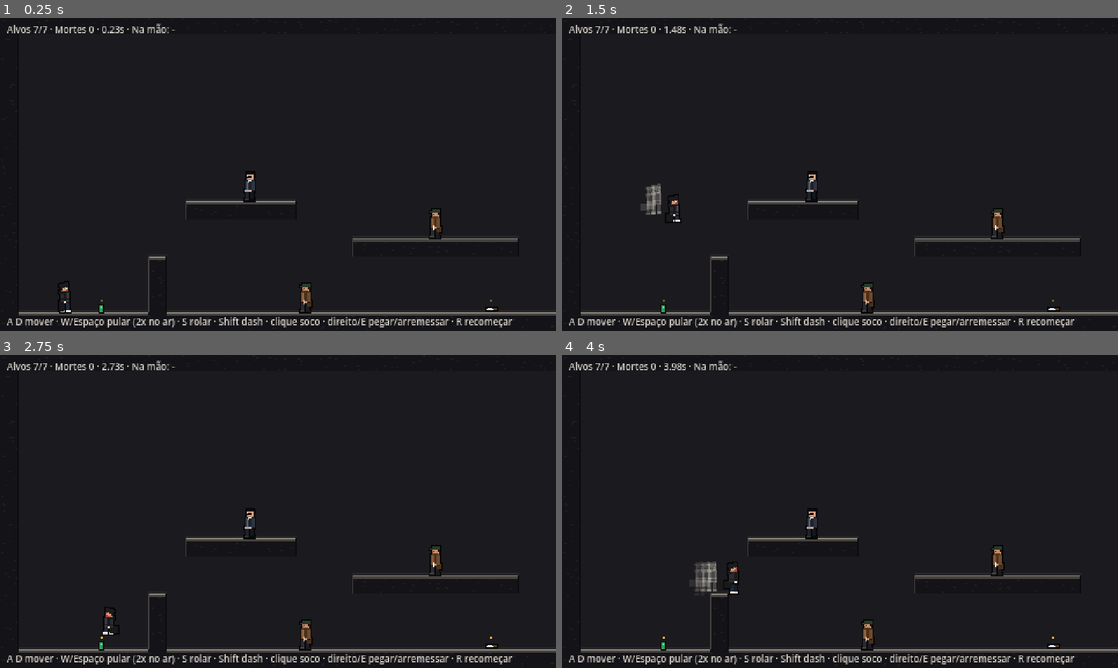
Above: before the commit, frames 1-4 (two rows, left to right).
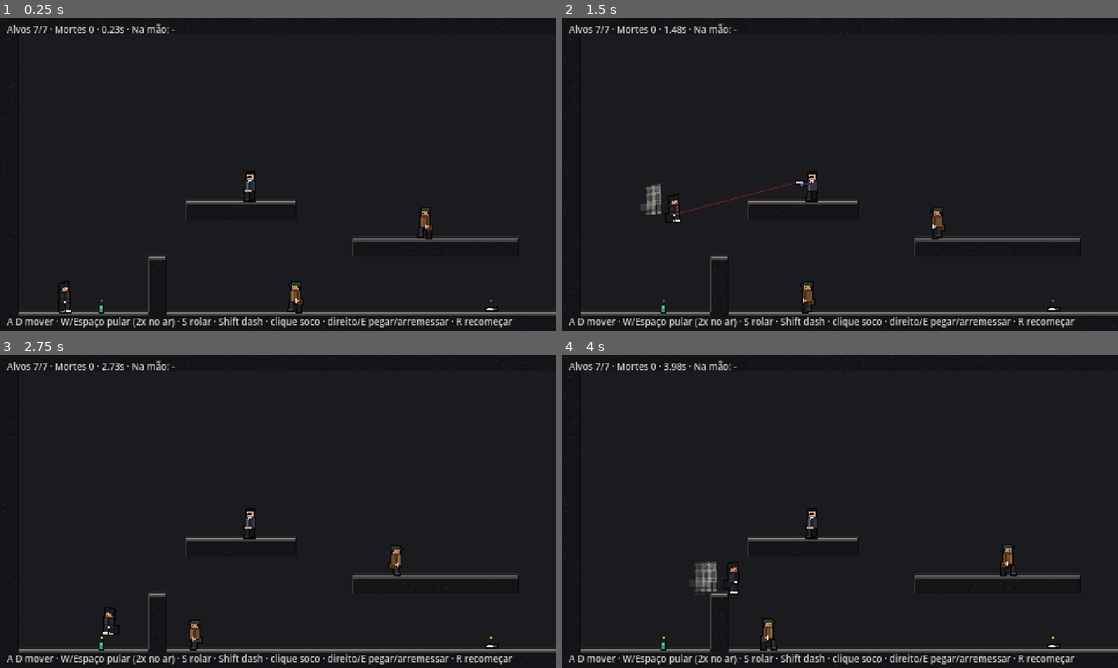
Above: after the commit, the same moments.

Repository: miguelmarchiori/gamee
Game: Godot game, scene res://src/levels/test_room.tscn
Same seed, same stepped clock (60 frames per second), same inputs: the game is played once before the commit and once after it.
Inputs (mouse positions are in pixels of both pictures, inside the frame that each line leads up to):
- Up to frame 1 (0.25 s): no input
- Up to frame 2 (1.5 s): move the mouse to (962, 158) at 0.52 s; hold D (move_right) 0.53-1.25 s; click (962, 158) at 0.6 s; tap W (jump) at 0.77, 1.07 s; drag from (728, 190) to (812, 237) at 1.27 s
- Up to frame 3 (2.75 s): move the mouse to (333, 442) at 2.02 s; hold A (move_left) from 2.03 s (still down); tap Shift (dash) at 2.1 s; click (333, 442) at 2.3 s
- Up to frame 4 (4 s): release A (move_left) at 2.75 s; drag from (812, 574) to (673, 464) at 2.77 s; move the mouse to (1006, 558) at 3.52 s; hold D (move_right) from 3.53 s (still down); tap Space at 3.6 s; tap W (jump) at 3.77 s; click (1006, 558) at 3.8 s

The runs differ from the first frame. In frame 1, 0.5% of the frame differs, in the area x 51-80%, y 60-95%; in frame 2, 0.6%, in the area x 20-80%, y 52-95%; in frame 3, 0.5%; in frame 4, 0.5%.

Commit message:
feat: knife thug and laser gunner AI in Godot (story 003)
Thug: patrols his platform without falling, chases Zack on his level with
line of sight, winds up with a yellow warning and stabs. Gunner: aims with
a red laser, locks for the last moment, fires at the locked point, cools
down, and drops the aim when he loses sight before the lock.

Story: production/epics/zack-reddman/story-003-dois-tipos-de-inimigo.md

Co-Authored-By: Claude Opus 5.5 <noreply@anthropic.com>
Claude-Session: https://claude.ai/code/session_01LgXTLrRLZzJK2cJsyZyNnR

Diff:
--- a/assets/data/tuning.json
+++ b/assets/data/tuning.json
@@ -51,5 +51,22 @@
     "hitstop": 0.05,
     "deflect_hitstop": 0.08,
     "shake": 3
+  },
+  "enemies": {
+    "thug_patrol_speed": 35,
+    "thug_chase_speed": 115,
+    "thug_sight": 150,
+    "thug_sight_height": 30,
+    "thug_windup": 0.32,
+    "thug_reach": 18,
+    "thug_slash_time": 0.12,
+    "thug_slash_step": 60,
+    "thug_recover": 0.45,
+    "gunner_sight": 230,
+    "gunner_aim_time": 0.65,
+    "gunner_lock_time": 0.15,
+    "gunner_cooldown": 1.1,
+    "gunner_lose_sight": 0.3,
+    "enemy_bullet_speed": 290
   }
 }
--- /dev/null
+++ b/src/enemies/gunner.gd
@@ -0,0 +1,89 @@
+class_name Gunner
+extends Enemy
+## The gunner: when he sees Zack he aims with a red laser, the aim locks for the
+## last moment, then he fires at the locked point and waits before aiming again.
+## Losing sight before the lock cancels the aim. Numbers: "enemies" tuning (gunner_*).
+
+enum State { IDLE, AIM }
+
+const LASER := Color(0.85, 0.16, 0.2)
+
+## Current behaviour.
+var state := State.IDLE
+## Where the shot will go, in world pixels.
+var target := Vector2.ZERO
+
+var _timer := 0.0
+var _cooldown := 0.0
+var _lost := 0.0
+
+
+func _init() -> void:
+	kind = "gunner"
+
+
+## The muzzle, in world pixels.
+func muzzle() -> Vector2:
+	return global_position + Vector2(facing * 14.0, -16.0)
+
+
+## True during the last part of the aim, when the shot can no longer move.
+func is_locked() -> bool:
+	return state == State.AIM and _timer <= _t("gunner_lock_time")
+
+
+func _think(delta: float) -> void:
+	velocity.x = 0.0
+	_cooldown -= delta
+	var zack := session.zack
+	var sees := _sees(zack)
+	match state:
+		State.IDLE:
+			if sees and _cooldown <= 0.0:
+				state = State.AIM
+				_timer = _t("gunner_aim_time")
+				_lost = 0.0
+				_face(zack)
+				target = zack.chest()
+		State.AIM:
+			_timer -= delta
+			if not is_locked():
+				_face(zack)
+				target = zack.chest()
+				if sees:
+					_lost = 0.0
+				else:
+					_lost += delta
+					if _lost > _t("gunner_lose_sight"):
+						state = State.IDLE
+						return
+			if _timer <= 0.0:
+				var from := muzzle()
+				session.spawn_bullet(from, from.direction_to(target) * _t("enemy_bullet_speed"), true)
+				session.effects.sparks(from, Color("#ffb347"), 4)
+				state = State.IDLE
+				_cooldown = _t("gunner_cooldown")
+
+
+func pose() -> String:
+	return "aim" if state == State.AIM else "idle"
+
+
+func _draw() -> void:
+	if alive and state == State.AIM:
+		var color := LASER
+		color.a = 1.0 if is_locked() else (0.35 + 0.25 * float(Engine.get_physics_frames() / 3 % 2))
+		draw_line(muzzle() - global_position, target - global_position, color, 2.0 if is_locked() else 1.0)
+	super._draw()
+
+
+func _face(zack: Zack) -> void:
+	facing = 1 if zack.global_position.x >= global_position.x else -1
+
+
+func _sees(zack: Zack) -> bool:
+	return zack.alive and chest().distance_to(zack.chest()) < _t("gunner_sight") and session.room.line_clear(chest(), zack.chest())
+
+
+func _t(key: String) -> float:
+	return Tuning.value("enemies", key)
--- /dev/null
+++ b/src/enemies/thug.gd
@@ -0,0 +1,105 @@
+class_name Thug
+extends Enemy
+## The knife thug: patrols his platform, chases Zack when he sees him on his
+## level, warns with a "!" while winding up, then stabs. Numbers come from the
+## "enemies" tuning section (thug_*).
+
+enum State { PATROL, CHASE, WINDUP, SLASH, RECOVER }
+
+## Current behaviour.
+var state := State.PATROL
+
+var _timer := 0.0
+var _dir := -1
+
+
+func _init() -> void:
+	kind = "thug"
+
+
+func _think(delta: float) -> void:
+	var zack := session.zack
+	var dx := zack.global_position.x - global_position.x
+	match state:
+		State.PATROL:
+			if _edge_ahead(_dir) or _wall_ahead(_dir):
+				_dir = -_dir
+			velocity.x = _dir * _t("thug_patrol_speed")
+			facing = _dir
+			if _sees(zack):
+				state = State.CHASE
+		State.CHASE:
+			facing = 1 if dx >= 0.0 else -1
+			velocity.x = 0.0 if _edge_ahead(facing) or _wall_ahead(facing) else facing * _t("thug_chase_speed")
+			if not zack.alive:
+				state = State.PATROL
+			elif absf(dx) < _t("thug_reach") + 8.0 and absf(zack.chest().y - chest().y) < 20.0:
+				state = State.WINDUP
+				_timer = _t("thug_windup")
+		State.WINDUP:
+			velocity.x = 0.0
+			_timer -= delta
+			if _timer <= 0.0:
+				state = State.SLASH
+				_timer = _t("thug_slash_time")
+		State.SLASH:
+			_timer -= delta
+			velocity.x = facing * _t("thug_slash_step")
+			if zack.alive and _blade().intersects(zack.hurtbox()):
+				session.kill_player(facing)
+			if _timer <= 0.0:
+				state = State.RECOVER
+				_timer = _t("thug_recover")
+		State.RECOVER:
+			velocity.x = 0.0
+			_timer -= delta
+			if _timer <= 0.0:
+				state = State.CHASE
+
+
+func pose() -> String:
+	match state:
+		State.WINDUP:
+			return "windup"
+		State.SLASH:
+			return "slash"
+	return "run" if absf(velocity.x) > 5.0 else "idle"
+
+
+func _draw() -> void:
+	super._draw()
+	if not alive:
+		return
+	if state == State.WINDUP:  # the warning: a yellow "!" over his head
+		draw_rect(Rect2(-2, -38, 4, 10), FigurePainter.OUTLINE)
+		draw_rect(Rect2(-1, -37, 2, 5), Color("#ffb347"))
+		draw_rect(Rect2(-1, -31, 2, 2), Color("#ffb347"))
+	elif state == State.CHASE:
+		draw_rect(Rect2(-1, -33, 2, 2), Color("#d2392c"))
+
+
+func _sees(zack: Zack) -> bool:
+	if not zack.alive:
+		return false
+	var d := zack.chest() - chest()
+	return absf(d.x) < _t("thug_sight") and absf(d.y) < _t("thug_sight_height") and session.room.line_clear(chest(), zack.chest())
+
+
+func _blade() -> Rect2:
+	var reach := _t("thug_reach")
+	var x := global_position.x + WIDTH / 2.0 - 2.0 if facing > 0 else global_position.x - WIDTH / 2.0 - reach + 2.0
+	return Rect2(x, global_position.y - HEIGHT + 4.0, reach, 12.0)
+
+
+func _edge_ahead(dir: int) -> bool:
+	var probe := global_position + Vector2(dir * (WIDTH / 2.0 + 2.0), 4.0)
+	return not session.room.point_solid(probe)
+
+
+func _wall_ahead(dir: int) -> bool:
+	var x := global_position.x + WIDTH / 2.0 if dir > 0 else global_position.x - WIDTH / 2.0 - 2.0
+	return session.room.rect_hits(Rect2(x, global_position.y - HEIGHT + 2.0, 2.0, HEIGHT - 4.0))
+
+
+func _t(key: String) -> float:
+	return Tuning.value("enemies", key)
--- a/src/levels/room.gd
+++ b/src/levels/room.gd
@@ -56,6 +56,15 @@
 ## True when a world point is inside a solid cell.
 func point_solid(p: Vector2) -> bool:
 	return is_solid(floori(p.x / TILE), floori(p.y / TILE))
+
+
+## True when nothing solid stands between two world points (checked every 4 px).
+func line_clear(from: Vector2, to: Vector2) -> bool:
+	var steps := ceili(from.distance_to(to) / 4.0)
+	for i in range(1, steps):
+		if point_solid(from.lerp(to, float(i) / steps)):
+			return false
+	return true
 
 
 ## True when a world rectangle overlaps any solid cell.
--- a/src/levels/room_session.gd
+++ b/src/levels/room_session.gd
@@ -34,7 +34,7 @@
 ## Seconds since the room (re)started, while Zack is alive and it is not clear.
 var elapsed := 0.0
 var is_cleared := false
-## Builds an enemy for a kind ("thug", "gunner"); when unset, the base Enemy stands still.
+## Builds an enemy for a kind ("thug", "gunner"); when unset, Thug and Gunner are used.
 var enemy_factory: Callable
 
 var _hitstop := 0.0
@@ -111,7 +111,11 @@
 	for letter: String in ENEMY_LETTERS:
 		for feet: Vector2 in room.spawns(letter):
 			var kind: String = ENEMY_LETTERS[letter]
-			var enemy: Enemy = enemy_factory.call(kind) if enemy_factory.is_valid() else Enemy.new()
+			var enemy: Enemy
+			if enemy_factory.is_valid():
+				enemy = enemy_factory.call(kind)
+			else:
+				enemy = Thug.new() if kind == "thug" else Gunner.new()
 			enemy.kind = kind
 			enemy.session = self
 			enemy.position = feet
--- a/src/levels/test_room.gd
+++ b/src/levels/test_room.gd
@@ -1,7 +1,7 @@
 extends Node2D
-## The gray test room (the approved spike's room) to try every move and the
-## combat. Run with `-- --demo=move` or `-- --demo=combat` for the scripted
-## evidence runs saved under production/qa/evidence/.
+## The gray test room (the approved spike's room) to try every move, the combat
+## and the enemies. Run with `-- --demo=move`, `-- --demo=combat` or
+## `-- --demo=enemies` for the scripted evidence runs in production/qa/evidence/.
 
 const ROOM_PATH := "res://assets/data/rooms/test_room.json"
 const HELP := "A D mover · W/Espaço pular (2x no ar) · S rolar · Shift dash · clique soco · direito/E pegar/arremessar · R recomeçar"
@@ -41,6 +41,8 @@
 			_demo_move()
 		"combat":
 			_demo_combat()
+		"enemies":
+			_demo_enemies()
 
 
 func _label(parent: Node, pos: Vector2) -> Label:
@@ -126,3 +128,14 @@
 			_tap("attack")  # punch the bullet back
 		205:
 			session.spawn_bullet(zack.chest() + Vector2(60, 0), Vector2(-290, 0), true)
+
+
+## Story 003: the ground thug patrols, sees Zack, warns and stabs him; after the
+## restart a gunner aims with its laser, locks and shoots.
+func _demo_enemies() -> void:
+	var zack := session.zack
+	match _frame:
+		40:
+			zack.global_position = Vector2(330, 256)  # in front of the ground thug
+		130:
+			zack.global_position = Vector2(560, 256)  # in sight of the far gunner, on the floor
Binary file added: production/qa/evidence/story-003-dois-tipos-de-inimigo/inimigos-contato.png
Not shown, added: production/qa/evidence/story-003-dois-tipos-de-inimigo/stamp.txt
Not shown, added: src/enemies/gunner.gd.uid
Not shown, added: src/enemies/thug.gd.uid
Not shown, changed: production/epics/zack-reddman/story-003-dois-tipos-de-inimigo.md
Not shown, added: production/qa/evidence/story-003-dois-tipos-de-inimigo/run-note.md
